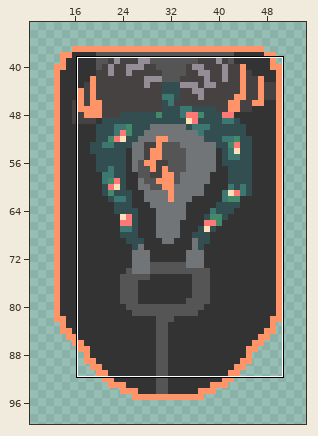
Edited in one commit: sprite sheet (nasercar/cars/nasercar.png). The first picture is a wide view before the edit; the outline marks the close-up.
Close-up. Before:
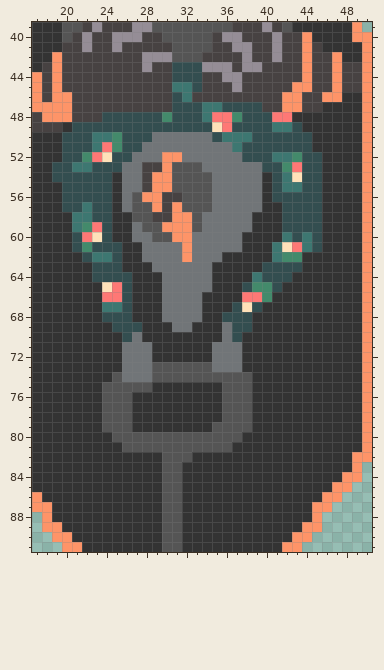
The file is 64x128 pixels. Colours within 5 levels of each other are drawn and written as one. Shown: x 17..50, y 39..91. The wide view leaves out empty margins.
After:
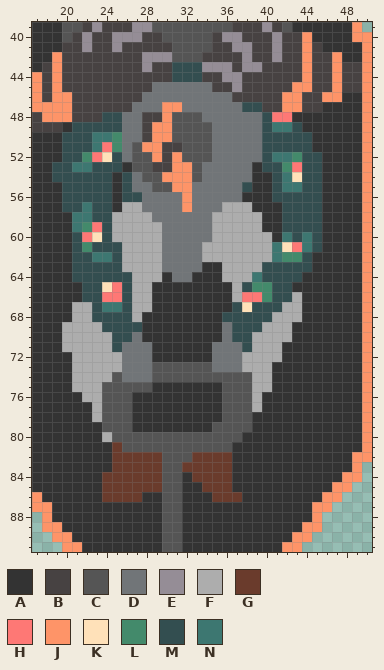
Palette (. is transparent): A #333333  B #474242  C #555555  D #717578  E #958d96  F #adadad  G #6a3b2c  H #fe7875  J #fe9468  K #ffe1b9  L #438a6b  M #334e50  N #3d7771
Diff:
Changed rows in their new state; - is an unchanged pixel.
first column x 20:
45 ---------DDDDDD----------
46 --------DDDDDDDDD--------
47 -------DDDJJDDDDDD-------
48 ------DDBBJCCCDDDDDD-----
49 ------DDBJJCCCCDDDDD-----
50 ------DDBJJCCCCDDDDD-----
51 ------DCJJBBCCC--DDD-----
52 ------DCCJB-CCC---DD-----
53 ------ACC-BJJ------A-----
54 ------M-CC-JJ-D----A-----
55 ------M-DCCJJDD---MA-----
56 ------MMDDDDJDD---AA-----
57 ------FFDDDDJDD-FFFA-----
58 -----FFFFDDDDD-FFFFF-----
59 -----FFFFFDDDD-FFFFF-----
60 -----FFFFFDDD--FFFFFF----
61 ------FFFF--D-FFFFFFF----
62 -M----FFFF--D-FFFFFFF---M
63 -MM---FFFF----A-FFFF----M
64 -MM----FFFA--AA-FFF----M-
65 --MM---FF-AAAAA--F----M--
66 --MM---FF-AAAA---F---MMF-
67 -FFM---FF-AAAA------MMFF-
68 -FFM---F--AAAA-----MMFFF-
69 FFFFM------AA------MFFF--
70 FFFFFM------------MFFFF--
71 FFFFFM------------MFFF---
72 -FFFFF------------FFFF---
73 -FFFFF------------FFF----
74 -FFFF--------------FF----
75 -FFF---------------FF----
76 --FF---------------F-----
77 ---F---------------F-----
78 ---F---------------------
80 ----F--------------------
81 -----G-------------------
82 -----GGGGG---GGGG--------
83 -----GGGGG--GGGGG--------
84 ----GGGGGG---GGGG--------
85 ----GGGGGG----GGG--------
86 ----GGGG-------GGG-------
